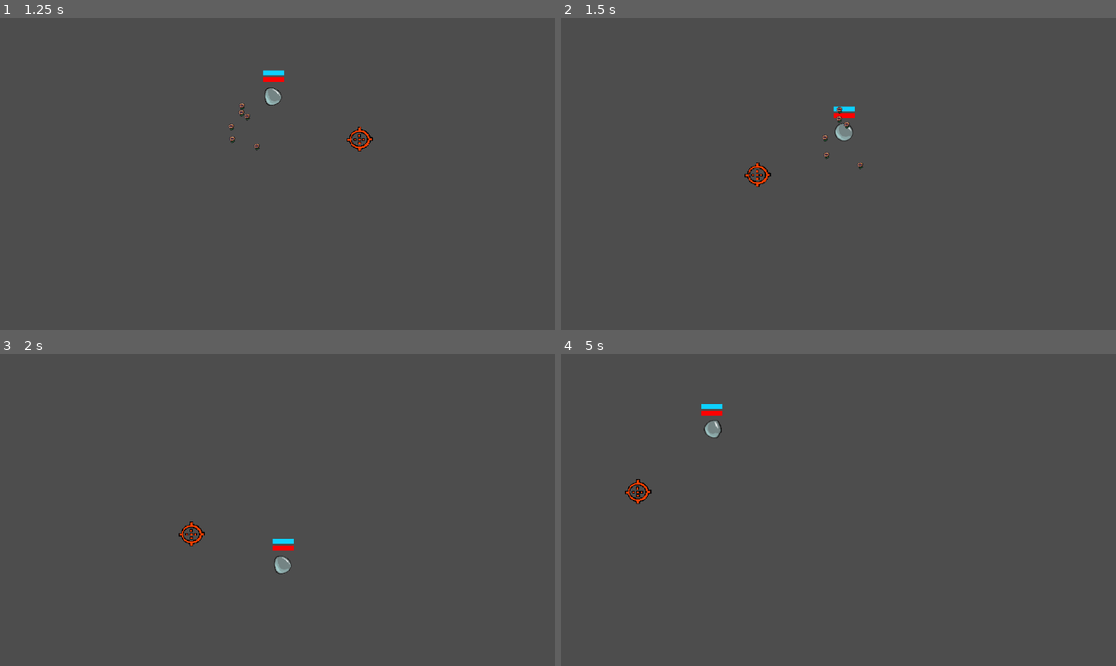
Above: before the commit, frames 1-4 (two rows, left to right).
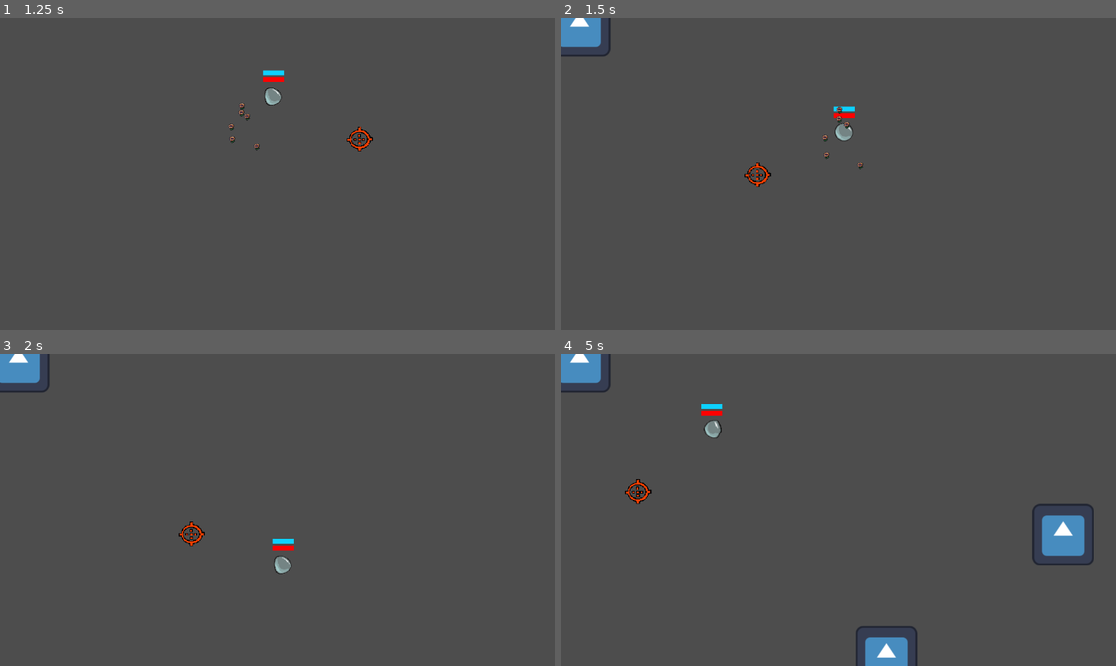
Above: after the commit, the same moments.

Repository: ConnorTamme/Bubble-Power
Game: Godot game, scene res://main.tscn
Two runs of this game, one before a commit and one after it. Both use one fixed random seed, a clock stepped at 60 frames per second and the inputs below. The engine's default icon, where the game draws it, is replaced by a stand-in: a white triangle on a blue panel in a dark square.
Inputs (mouse positions are in pixels of both pictures, inside the frame that each line leads up to):
- Up to frame 1 (1.25 s): tap Enter at 0.5 s; move the mouse to (399, 158) at 0.52 s; press the mouse at (399, 158) at 0.53 s; hold D (p1_right) from 0.53 s (still down)
- Up to frame 2 (1.5 s): move the mouse to (727, 189) at 1.27 s; release D (p1_right) at 1.28 s; release the mouse at (727, 189) at 1.28 s; hold S (p1_down) from 1.28 s (still down); tap Ctrl (p1_sneak) at 1.35 s
- Up to frame 3 (2 s): keep holding S (p1_down)
- Up to frame 4 (5 s): move the mouse to (894, 441) at 2.02 s; release S (p1_down) at 2.03 s; hold D (p1_right) 2.03-2.78 s; tap Shift (p1_sprint) at 2.1, 4.35 s; move the mouse to (810, 572) at 2.77 s; hold W (p1_up) 2.78-3.53 s; click (810, 572) at 2.85 s; move the mouse to (1005, 556) at 3.52 s; hold A (p1_left) from 3.53 s (still down); tap Ctrl (p1_sneak) at 3.6 s; move the mouse to (672, 463) at 4.27 s

Frame 1 is identical in both runs. In frame 2, 0.8% of the frame differs, in the area x 0-9%, y 0-13%; in frame 3, 0.8%; in frame 4, 2.9%, in the area x 0-96%, y 0-100%.
Error before the commit: Parse Error: Identifier "player_died" not declared in the current scope. (res://main.gd:43)

Commit message:
Adding new enemy weapons and boss spawning

Diff:
--- a/Boss.tscn
+++ b/Boss.tscn
@@ -186,7 +186,7 @@
 
 [node name="Boss" instance=ExtResource("2_bsuup")]
 script = ExtResource("2_jlifq")
-weaponType = 2
+weaponType = null
 
 [node name="Sprite2D" parent="." index="0"]
 visible = false
--- /dev/null
+++ b/LongRangeEnemyWeapon.tscn
@@ -0,0 +1,14 @@
+[gd_scene load_steps=2 format=3 uid="uid://ccmarr0s1ecp8"]
+
+[ext_resource type="PackedScene" uid="uid://smefu35yi3ph" path="res://weapon.tscn" id="1_3njah"]
+
+[node name="weapon" instance=ExtResource("1_3njah")]
+stats = {
+"Accuracy": 0.95,
+"Attack Speed": 2,
+"Damage": 10,
+"Pellet Count": 1,
+"Projectile Speed": 500,
+"Range": 800,
+"isMelee": false
+}
--- /dev/null
+++ b/PlayerWeapon.tscn
@@ -0,0 +1,14 @@
+[gd_scene load_steps=2 format=3 uid="uid://carpa0glhaw07"]
+
+[ext_resource type="PackedScene" uid="uid://smefu35yi3ph" path="res://weapon.tscn" id="1_tdp87"]
+
+[node name="weapon" instance=ExtResource("1_tdp87")]
+stats = {
+"Accuracy": 0.6,
+"Attack Speed": 1000,
+"Damage": 10,
+"Pellet Count": 3,
+"Projectile Speed": 400,
+"Range": 400,
+"isMelee": false
+}
--- /dev/null
+++ b/ShortRangeEnemyWeapon.tscn
@@ -0,0 +1,14 @@
+[gd_scene load_steps=2 format=3 uid="uid://duv4quglt7yu1"]
+
+[ext_resource type="PackedScene" uid="uid://smefu35yi3ph" path="res://weapon.tscn" id="1_cs8pe"]
+
+[node name="weapon" instance=ExtResource("1_cs8pe")]
+stats = {
+"Accuracy": 0.7,
+"Attack Speed": 1,
+"Damage": 10,
+"Pellet Count": 6,
+"Projectile Speed": 350,
+"Range": 500,
+"isMelee": false
+}
--- /dev/null
+++ b/SlowMovingEnemyWeapon.tscn
@@ -0,0 +1,14 @@
+[gd_scene load_steps=2 format=3 uid="uid://dyuyj4hwwphhs"]
+
+[ext_resource type="PackedScene" uid="uid://smefu35yi3ph" path="res://weapon.tscn" id="1_re0kp"]
+
+[node name="weapon" instance=ExtResource("1_re0kp")]
+stats = {
+"Accuracy": 0.8,
+"Attack Speed": 1,
+"Damage": 10,
+"Pellet Count": 2,
+"Projectile Speed": 200,
+"Range": 700,
+"isMelee": false
+}
--- a/enemy.gd
+++ b/enemy.gd
@@ -17,7 +17,7 @@
 	player = get_node("../Player")
 	weapon = weaponType.instantiate()
 	enemyStats[range] = weapon.get_range() - 200
-	var modifier = StaticStats.enemy_modifiers
+	var modifier = StaticStats.regular_enemy_modifiers
 	enemyStats["heath"] = enemyStats["health"] + modifier[Enums.ENT_STATS.HEALTH]
 	enemyStats["moveSpeed"] = enemyStats["moveSpeed"] + modifier[Enums.ENT_STATS.MOVE_SPEED]
 	add_child(weapon)
--- a/enemy.tscn
+++ b/enemy.tscn
@@ -1,7 +1,7 @@
 [gd_scene load_steps=5 format=3 uid="uid://bvetq7ixe7r7f"]
 
 [ext_resource type="Script" path="res://enemy.gd" id="1_e5mpq"]
-[ext_resource type="PackedScene" uid="uid://smefu35yi3ph" path="res://weapon.tscn" id="2_p57u4"]
+[ext_resource type="PackedScene" uid="uid://ccmarr0s1ecp8" path="res://LongRangeEnemyWeapon.tscn" id="2_x68tr"]
 [ext_resource type="Texture2D" uid="uid://buiatnvn1ea3x" path="res://icon.svg" id="2_ysn0g"]
 
 [sub_resource type="CapsuleShape2D" id="CapsuleShape2D_k4rwi"]
@@ -12,7 +12,7 @@
 collision_layer = 2
 collision_mask = 8
 script = ExtResource("1_e5mpq")
-weaponType = ExtResource("2_p57u4")
+weaponType = ExtResource("2_x68tr")
 metadata/_edit_group_ = true
 
 [node name="Sprite2D" type="Sprite2D" parent="."]
--- a/enemy_1b.gd
+++ b/enemy_1b.gd
@@ -12,6 +12,7 @@
 
 
 func _on_prepare_time_timeout() -> void:
+	super()
 	#$Flipper/Animator.animation = "attack"
 	$AttackTimer.start()
 
--- a/main.gd
+++ b/main.gd
@@ -1,15 +1,24 @@
 extends Node2D
 
 #@onready var enemy = preload("res://enemy.tscn")
-@export var enemy: PackedScene
-@export var mob_scene: PackedScene
-var to_spawn = 10
+@export var enemy: Array[PackedScene]
+@export var boss: PackedScene
+@export var death_banner: PackedScene
+@export var victory_banner: PackedScene
+@export var max_on_screen: int = 15
+
+var to_spawn = min(10 + 5 * Singleton.level, 100)
+var spawn_rate = max(0.3, 1.5 - 0.1 * Singleton.level)
 var killed = 0
 var spawned = 0
-
+var bossesToSpawn: int = Singleton.level/2
+var bossesSpawned = 0
+var bossesKilled = 0
+var shouldSpawnBosses:bool = (to_spawn % 2 == 0)
+var player_died = false
 # Called when the node enters the scene tree for the first time.
 func _ready() -> void:
-	$MobTimer.start()
+	$MobTimer.start(spawn_rate)
 	GlobalSignals.died.connect(_on_player_death)
 	GlobalSignals.enemyKilled.connect(_on_enemy_death)
 	pass # Replace with function body.
@@ -21,17 +30,26 @@
 
 
 func _on_mob_timer_timeout() -> void:
-	if spawned < to_spawn:
-
+	if spawned < to_spawn or spawned - killed > max_on_screen:
+		spawned += 1
 	# Create a new instance of the Mob scene.
-		var e = enemy.instantiate()
+		var e = enemy.pick_random().instantiate()
 
 	# Choose a random location on Path2D.
 		var mob_spawn_location = $MobPath/MobSpawnLocation
 		mob_spawn_location.progress_ratio = randf()
 
-	# Set the mob's direction perpendicular to the path direction.
-		var direction = mob_spawn_location.rotation + PI / 2
+	# Set the mob's position to a random location.
+		e.position = mob_spawn_location.position
+		# Spawn the mob by adding it to the Main scene.
+		add_child(e)
+	if shouldSpawnBosses and bossesToSpawn < bossesSpawned and bossesKilled == bossesToSpawn:
+		bossesSpawned += 1
+		var e = boss.instantiate()
+
+	# Choose a random location on Path2D.
+		var mob_spawn_location = $MobPath/MobSpawnLocation
+		mob_spawn_location.progress_ratio = randf()
 
 	# Set the mob's position to a random location.
 		e.position = mob_spawn_location.position
@@ -43,17 +61,28 @@
 	player_died = true
 	add_child(death_banner.instantiate())
 	Singleton.level = 1
+	StaticStats.ResetAllStats()
 	$EndTimer.start()
 
 func _on_enemy_death() -> void:
 	killed += 1
 	if killed == to_spawn:
+		if shouldSpawnBosses and bossesKilled < bossesToSpawn:
+			return
 		add_child(victory_banner.instantiate())
 		$EndTimer.start()
 		Singleton.level += 1
+		StaticStats.IncrementEnemyStats()
 		GlobalSignals.emit_signal("battleFinished")
 
-
+func _on_boss_death() -> void:
+	bossesKilled += 1
+	if bossesKilled == bossesToSpawn and killed == to_spawn:
+		add_child(victory_banner.instantiate())
+		$EndTimer.start()
+		Singleton.level += 1
+		StaticStats.IncrementEnemyStats()
+		GlobalSignals.emit_signal("battleFinished")
 
 func _on_end_timer_timeout() -> void:
 	if player_died:
--- a/main.tscn
+++ b/main.tscn
@@ -1,9 +1,10 @@
-[gd_scene load_steps=6 format=3 uid="uid://jtbgpgtgcoy3"]
+[gd_scene load_steps=7 format=3 uid="uid://jtbgpgtgcoy3"]
 
 [ext_resource type="Script" path="res://main.gd" id="1_5jfyn"]
 [ext_resource type="PackedScene" uid="uid://txylmowsjix5" path="res://player.tscn" id="1_foxcj"]
-[ext_resource type="PackedScene" uid="uid://cuimrxqq14qde" path="res://enemy_1A.tscn" id="2_mpxcn"]
 [ext_resource type="PackedScene" uid="uid://bvetq7ixe7r7f" path="res://enemy.tscn" id="2_xxjoi"]
+[ext_resource type="PackedScene" uid="uid://dm4mo8m4l580c" path="res://Boss.tscn" id="3_n2gl2"]
+[ext_resource type="PackedScene" uid="uid://gppu81t8ykst" path="res://crosshair.tscn" id="4_4fq4d"]
 
 [sub_resource type="Curve2D" id="Curve2D_wpeb3"]
 _data = {
@@ -13,8 +14,10 @@
 
 [node name="main" type="Node2D"]
 script = ExtResource("1_5jfyn")
-enemy = ExtResource("2_mpxcn")
-mob_scene = ExtResource("2_xxjoi")
+enemy = Array[PackedScene]([ExtResource("2_xxjoi")])
+boss = ExtResource("3_n2gl2")
+death_banner = ExtResource("4_4fq4d")
+victory_banner = ExtResource("4_4fq4d")
 
 [node name="Player" parent="." instance=ExtResource("1_foxcj")]
 position = Vector2(173, 334)
--- a/static_stats.gd
+++ b/static_stats.gd
@@ -11,7 +11,13 @@
 	ENT_STATS.SHIELD : initValAdd,
 	}
 
-var enemy_modifiers = {
+var regular_enemy_modifiers = {
+	ENT_STATS.HEALTH : initValAdd,
+	ENT_STATS.MOVE_SPEED : initValAdd,
+	ENT_STATS.SHIELD : initValAdd,
+	}
+
+var boss_enemy_modifiers = {
 	ENT_STATS.HEALTH : initValAdd,
 	ENT_STATS.MOVE_SPEED : initValAdd,
 	ENT_STATS.SHIELD : initValAdd,
@@ -31,7 +37,7 @@
 	WEAPON_STATS.ATTACK_SPEED : initValAdd
 	}
 
-var enemy_weapon_modifiers = {
+var regular_enemy_weapon_modifiers = {
 	WEAPON_STATS.DAM : initValAdd,
 	WEAPON_STATS.RANGE : initValAdd,
 	WEAPON_STATS.PELLET_COUNT : initValAdd,
@@ -39,6 +45,13 @@
 	WEAPON_STATS.ATTACK_SPEED : initValAdd
 	}
 
+var boss_enemy_weapon_modifiers = {
+	WEAPON_STATS.DAM : initValAdd,
+	WEAPON_STATS.RANGE : initValAdd,
+	WEAPON_STATS.PELLET_COUNT : initValAdd,
+	WEAPON_STATS.ACCURACY : initValAdd,
+	WEAPON_STATS.ATTACK_SPEED : initValAdd
+	}
 var weapon_change = {
 	WEAPON_STATS.DAM : 5,
 	WEAPON_STATS.RANGE : 0.1,
@@ -46,6 +59,35 @@
 	WEAPON_STATS.ACCURACY : 5,
 	WEAPON_STATS.ATTACK_SPEED : 0.1
 	}
+
+var regular_enemy_change= {
+	ENT_STATS.HEALTH : 5,
+	ENT_STATS.MOVE_SPEED : 5,
+	ENT_STATS.SHIELD : 0
+}
+
+var boss_enemy_change = {
+	ENT_STATS.HEALTH : 10,
+	ENT_STATS.MOVE_SPEED : 5,
+	ENT_STATS.SHIELD : 0
+}
+
+var regular_enemy_weapon_change= {
+	WEAPON_STATS.DAM : 2,
+	WEAPON_STATS.RANGE : 0,
+	WEAPON_STATS.PELLET_COUNT : 0,
+	WEAPON_STATS.ACCURACY : 0,
+	WEAPON_STATS.ATTACK_SPEED : 1
+}
+
+var boss_enemy_weapon_change = {
+	WEAPON_STATS.DAM : 4,
+	WEAPON_STATS.RANGE : 0,
+	WEAPON_STATS.PELLET_COUNT : 0,
+	WEAPON_STATS.ACCURACY : 0,
+	WEAPON_STATS.ATTACK_SPEED : 0
+}
+
 	#Entity Stats
 func GetPlayerStatModifier(stat: ENT_STATS):
 	if(player_modifiers.has(stat)):
@@ -66,14 +108,14 @@
 		print("didn't find that stat")
 
 func GetEnemyStatModifier(stat: ENT_STATS):
-	if(enemy_modifiers.has(stat)):
-		return enemy_modifiers[stat]
+	if(regular_enemy_modifiers.has(stat)):
+		return regular_enemy_modifiers[stat]
 	else:
 		print("didn't find that stat")
 
 func SetEnemyStatModifier(stat: ENT_STATS, change):
-	if(enemy_modifiers.has(stat)):
-		enemy_modifiers[stat] = enemy_modifiers[stat] + change
+	if(regular_enemy_modifiers.has(stat)):
+		regular_enemy_modifiers[stat] = regular_enemy_modifiers[stat] + change
 	else:
 		print("didn't find that stat")
 
@@ -92,14 +134,14 @@
 		print("didn't find that stat")
 
 func GetEnemyWeaponStatModifier(stat: WEAPON_STATS):
-	if(enemy_weapon_modifiers.has(stat)):
-		return enemy_weapon_modifiers[stat]
+	if(regular_enemy_weapon_modifiers.has(stat)):
+		return regular_enemy_weapon_modifiers[stat]
 	else:
 		print("didn't find that stat")
 
 func SetEnemyWeaponStatModifier(stat: WEAPON_STATS, change):
-	if(enemy_weapon_modifiers.has(stat)):
-		enemy_weapon_modifiers[stat] = enemy_weapon_modifiers[stat] + change
+	if(regular_enemy_weapon_modifiers.has(stat)):
+		regular_enemy_weapon_modifiers[stat] = regular_enemy_weapon_modifiers[stat] + change
 	else:
 		print("didn't find that stat")
 
@@ -114,11 +156,19 @@
 
 func ResetEnemyStats():
 	for stat in ENT_STATS:
-		enemy_modifiers[stat] = initValAdd
+		regular_enemy_modifiers[stat] = initValAdd
 
 func ResetEnemyWeaponStats():
 	for stat in WEAPON_STATS:
-		enemy_weapon_modifiers[stat] = initValAdd
+		regular_enemy_weapon_modifiers[stat] = initValAdd
+
+func IncrementEnemyStats():
+	for i in ENT_STATS.size():
+		regular_enemy_modifiers[i] = regular_enemy_modifiers[i] + regular_enemy_change[i]
+		boss_enemy_modifiers[i] = boss_enemy_modifiers[i] + boss_enemy_change[i]
+	for i in WEAPON_STATS.size():
+		regular_enemy_weapon_modifiers[i] = regular_enemy_weapon_modifiers[i] + regular_enemy_weapon_change[i]
+		boss_enemy_weapon_modifiers[i] = boss_enemy_weapon_modifiers[i] + boss_enemy_weapon_change[i]
 
 func ResetAllStats():
 	ResetPlayerStats()
--- a/testing.tscn
+++ b/testing.tscn
@@ -18,3 +18,4 @@
 collision_mask = 0
 
 [node name="Boss" parent="." instance=ExtResource("3_6at16")]
+weaponType = null
--- a/weapon.gd
+++ b/weapon.gd
@@ -11,10 +11,10 @@
 	"Range" : 400,
 	"Pellet Count" : 1,
 	"Accuracy" : 0.7,
-	"Attack Speed" : 1,
+	"Attack Speed" : 1000,
 	"isMelee" : false
 }
-var modifier = StaticStats.enemy_weapon_modifiers
+var modifier = StaticStats.regular_enemy_weapon_modifiers
 var canAttack = true
 var rng = RandomNumberGenerator.new()
 
@@ -44,10 +44,10 @@
 	direction = direction/direction.length()
 	var combinedStats = {
 		Enums.WEAPON_STATS.DAM : stats["Damage"] + modifier[Enums.WEAPON_STATS.DAM],
-		Enums.WEAPON_STATS.RANGE : stats["Range"] + modifier[Enums.WEAPON_STATS.RANGE],
+		Enums.WEAPON_STATS.RANGE : min(1000, stats["Range"] + modifier[Enums.WEAPON_STATS.RANGE]),
 		Enums.WEAPON_STATS.PELLET_COUNT : stats["Pellet Count"] + modifier[Enums.WEAPON_STATS.PELLET_COUNT],
 		Enums.WEAPON_STATS.ACCURACY : min(1,stats["Accuracy"] + modifier[Enums.WEAPON_STATS.ACCURACY]),
-		Enums.WEAPON_STATS.ATTACK_SPEED : stats["Attack Speed"] + modifier[Enums.WEAPON_STATS.ATTACK_SPEED],
+		Enums.WEAPON_STATS.ATTACK_SPEED : max(0.1,(stats["Attack Speed"] - modifier[Enums.WEAPON_STATS.ATTACK_SPEED])/1000),
 		}
 	if (stats["isMelee"]):
 		combinedStats["speed"] = 0
Not shown: 1 places in Boss.tscn that only renumber resources
Not shown: 1 places in enemy_1A.tscn that only renumber resources
Not shown: 1 places in enemy_1b.tscn that only renumber resources
Not shown: 1 places in player.tscn that only renumber resources
Not shown: 1 places in start_screen.tscn that only renumber resources
Not shown: 1 places in upgrade_ui.tscn that only renumber resources
